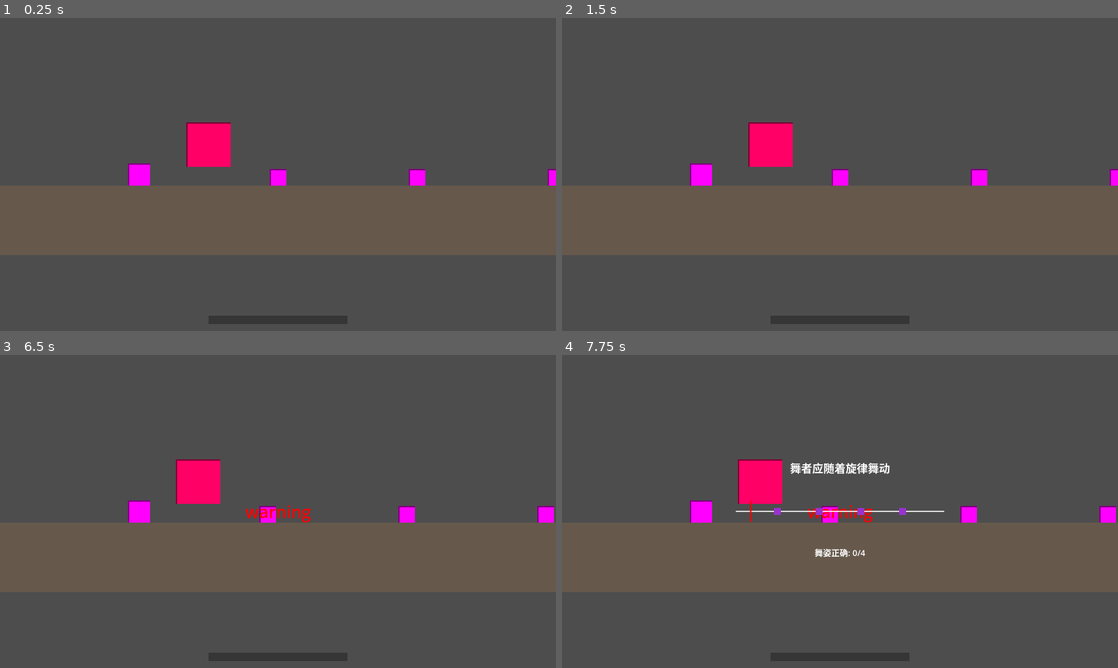
Above: before the commit, frames 1-4 (two rows, left to right).
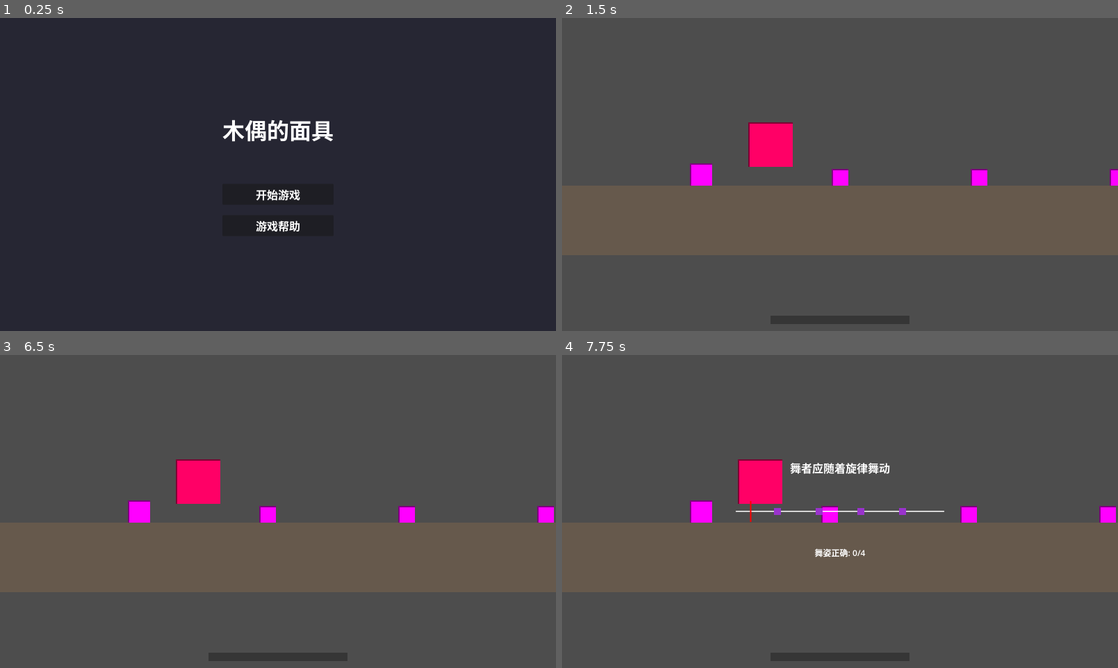
Above: after the commit, the same moments.

Repository: Lnx-Tao/GGJ2026
Game: Godot game, scene res://Scene/MainMenu.tscn
The game is run twice, just before and just after one commit, with the same random seed, the same clock (stepped at 60 frames per second) and the same inputs. Before the commit the project starts from res://Scene/GameWorld.tscn.
Inputs (mouse positions are in pixels of both pictures, inside the frame that each line leads up to):
- Up to frame 1 (0.25 s): no input
- Up to frame 2 (1.5 s): click (840, 224) at 0.5 s, where only the run after the commit has a clickable "游戏帮助"; click (840, 193) at 1.25 s, where only the run after the commit has a clickable "开始游戏"
- Up to frame 3 (6.5 s): tap Enter at 2, 3.5, 5 s; move the mouse to (400, 495) at 2.02 s; hold D 2.03-2.78 s; click (400, 495) at 2.17 s; tap Space (ui_select) at 2.27, 2.75, 3.02, 4.25, 4.52, 5.27, 5.75, 6.02 s; move the mouse to (166, 527) at 2.77 s; move the mouse to (333, 442) at 3.52 s; hold D 3.53-5.03 s; move the mouse to (250, 574) at 4.27 s; click (250, 574) at 4.42 s; move the mouse to (444, 558) at 5.02 s; move the mouse to (111, 464) at 5.77 s
- Up to frame 4 (7.75 s): move the mouse to (867, 511) at 6.52 s; click (867, 511) at 6.67 s; move the mouse to (756, 433) at 7.27 s; hold D from 7.28 s (still down); tap Space (ui_select) at 7.52 s

The runs differ from the first frame. In frame 1, 99% of the frame differs, in the area x 0-100%, y 0-100%; in frame 2, nothing differs; in frame 3, 0.2%; in frame 4, 0.2%.

Commit message:
游戏主界面
游戏主界面开始游戏功能
默认界面改为游戏主界面

Diff:
--- /dev/null
+++ b/ggj-2026/Scene/MainMenu.tscn
@@ -0,0 +1,60 @@
+[gd_scene load_steps=2 format=3 uid="uid://ciqidfoioy0ml"]
+
+[ext_resource type="Script" path="res://Script/main_menu.gd" id="1_main_menu"]
+
+[node name="MainMenu" type="Control"]
+layout_mode = 3
+anchors_preset = 15
+anchor_right = 1.0
+anchor_bottom = 1.0
+grow_horizontal = 2
+grow_vertical = 2
+script = ExtResource("1_main_menu")
+
+[node name="Background" type="ColorRect" parent="."]
+layout_mode = 1
+anchors_preset = 15
+anchor_right = 1.0
+anchor_bottom = 1.0
+grow_horizontal = 2
+grow_vertical = 2
+color = Color(0.15, 0.15, 0.2, 1)
+
+[node name="CenterContainer" type="CenterContainer" parent="."]
+layout_mode = 1
+anchors_preset = 15
+anchor_right = 1.0
+anchor_bottom = 1.0
+grow_horizontal = 2
+grow_vertical = 2
+
+[node name="VBoxContainer" type="VBoxContainer" parent="CenterContainer"]
+layout_mode = 2
+theme_override_constants/separation = 30
+
+[node name="TitleLabel" type="Label" parent="CenterContainer/VBoxContainer"]
+layout_mode = 2
+theme_override_colors/font_color = Color(1, 1, 1, 1)
+theme_override_font_sizes/font_size = 64
+text = "木偶的面具"
+horizontal_alignment = 1
+
+[node name="Spacer1" type="Control" parent="CenterContainer/VBoxContainer"]
+custom_minimum_size = Vector2(0, 50)
+layout_mode = 2
+
+[node name="StartButton" type="Button" parent="CenterContainer/VBoxContainer"]
+custom_minimum_size = Vector2(300, 60)
+layout_mode = 2
+theme_override_colors/font_color = Color(1, 1, 1, 1)
+theme_override_colors/font_hover_color = Color(0.8, 0.9, 1, 1)
+theme_override_font_sizes/font_size = 32
+text = "开始游戏"
+
+[node name="HelpButton" type="Button" parent="CenterContainer/VBoxContainer"]
+custom_minimum_size = Vector2(300, 60)
+layout_mode = 2
+theme_override_colors/font_color = Color(1, 1, 1, 1)
+theme_override_colors/font_hover_color = Color(0.8, 0.9, 1, 1)
+theme_override_font_sizes/font_size = 32
+text = "游戏帮助"
--- /dev/null
+++ b/ggj-2026/Script/main_menu.gd
@@ -0,0 +1,25 @@
+extends Control
+
+## 游戏主菜单控制器
+
+@onready var start_button: Button = $CenterContainer/VBoxContainer/StartButton
+@onready var help_button: Button = $CenterContainer/VBoxContainer/HelpButton
+@onready var title_label: Label = $CenterContainer/VBoxContainer/TitleLabel
+
+func _ready() -> void:
+	# 连接按钮信号
+	start_button.pressed.connect(_on_start_button_pressed)
+	help_button.pressed.connect(_on_help_button_pressed)
+
+	# 确保游戏未暂停
+	get_tree().paused = false
+
+## 开始游戏按钮点击
+func _on_start_button_pressed() -> void:
+	# 切换到游戏场景
+	get_tree().change_scene_to_file("res://Scene/GameWorld.tscn")
+
+## 帮助按钮点击（预留功能）
+func _on_help_button_pressed() -> void:
+	# TODO: 实现帮助界面
+	print("帮助按钮被点击 - 功能待实现")
--- a/ggj-2026/project.godot
+++ b/ggj-2026/project.godot
@@ -11,7 +11,7 @@
 [application]
 
 config/name="GGJ2026"
-run/main_scene="res://Scene/GameWorld.tscn"
+run/main_scene="res://Scene/MainMenu.tscn"
 config/features=PackedStringArray("4.5", "Mobile")
 config/icon="res://icon.svg"
 
Not shown, added: ggj-2026/Script/main_menu.gd.uid
